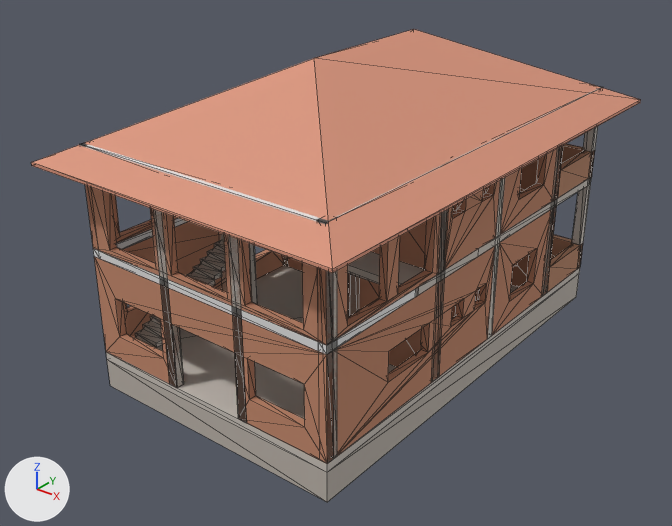
Two versions of the glTF model docs/konkan_house.glb, one commit apart.
Rendered twice from a 50 mm lens placed at (50.9, -68.1, 49.9), pointed at (-0.5, -3.9, 10.0). Lighting does not change. The marker at lower left points along +X, +Y and +Z. The picture after the commit comes second. Mesh edges are drawn as thin lines. Where no turn or scale is listed for an object, it has been applied to the vertices. Vertices at exactly the same position are counted once.

In view in the first picture: 'Bathroom_2_East', 'Bathroom_2_South', 'Beam_1.002', 'Bedroom_3_East', 'Floor_Slab_0', 'Hip_Roof', 'Living_Kitchen_2_East', 'Living_Kitchen_2_South', 'Living_Kitchen_East', 'Living_Kitchen_South', 'Living_Kitchen_West', 'Plinth', 'Workshop_East' and 34 more.
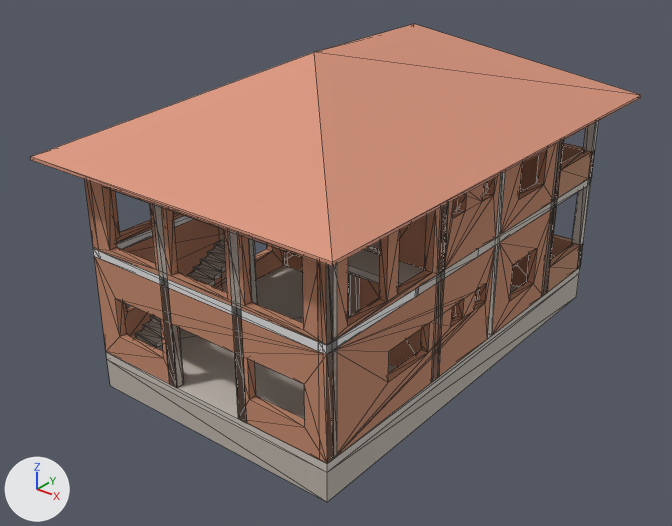
Location of each change, (x1, y1, x2, y2) in pixels of the pictures (672 x 526 px):
'Hip_Roof', moved
    before: (31, 29, 641, 273)
    after: (31, 24, 641, 266)
'Bathroom_2_South', reshaped
    before: (372, 212, 447, 273)
    after: (366, 205, 447, 273)
part 1 of me_cube_088, cut back
    before: (372, 221, 427, 256)
    after: (366, 215, 427, 256)

Edits to the bpy script that builds the scene:
```text
Change me_cube_088:
    used by ob_bathroom_2_south; location = (8.8, -7.1, 19.1)
    remove me_cube_088.from_pydata(...)  # 8 vertices, 12 faces; spans x -4.7..4.7, y -0.4..0.4, z -4.5..4.5
    add me_cube_088.from_pydata(...)  # 16 vertices, 32 faces; spans x -4.7..4.7, y -0.4..0.4, z -4.5..4.5
    me_cube_088 part 1
    4 faces are deleted
    8 vertices are added at x -3.65..-0.65, y -0.4..0.4, z -4.5..2.0
    24 new faces join them
Change me_hip_roof_mesh:
    used by ob_hip_roof; location = (0.0, 0.0, 0.0)
    remove me_hip_roof_mesh.from_pydata(...)  # 12 vertices, 22 faces; spans x -16.5..16.5, y -25.5..25.5, z 22.6..30.9
    add me_hip_roof_mesh.from_pydata(...)  # 12 vertices, 22 faces; spans x -16.5..16.5, y -25.5..25.5, z 23.1..31.4
    me_hip_roof_mesh part 2: the whole mesh is moved by (0.0, 0.0, 0.5)
```
